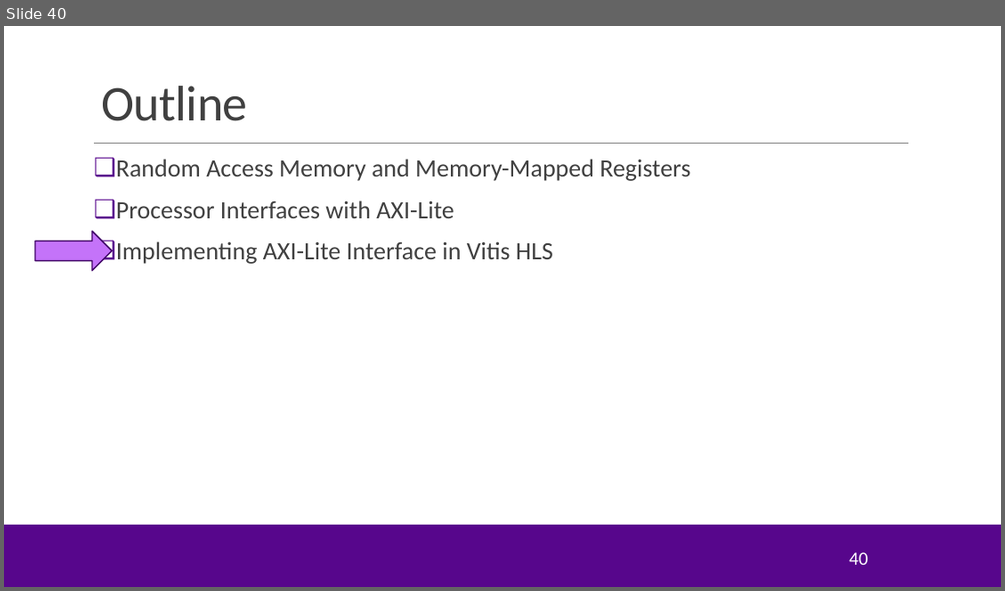
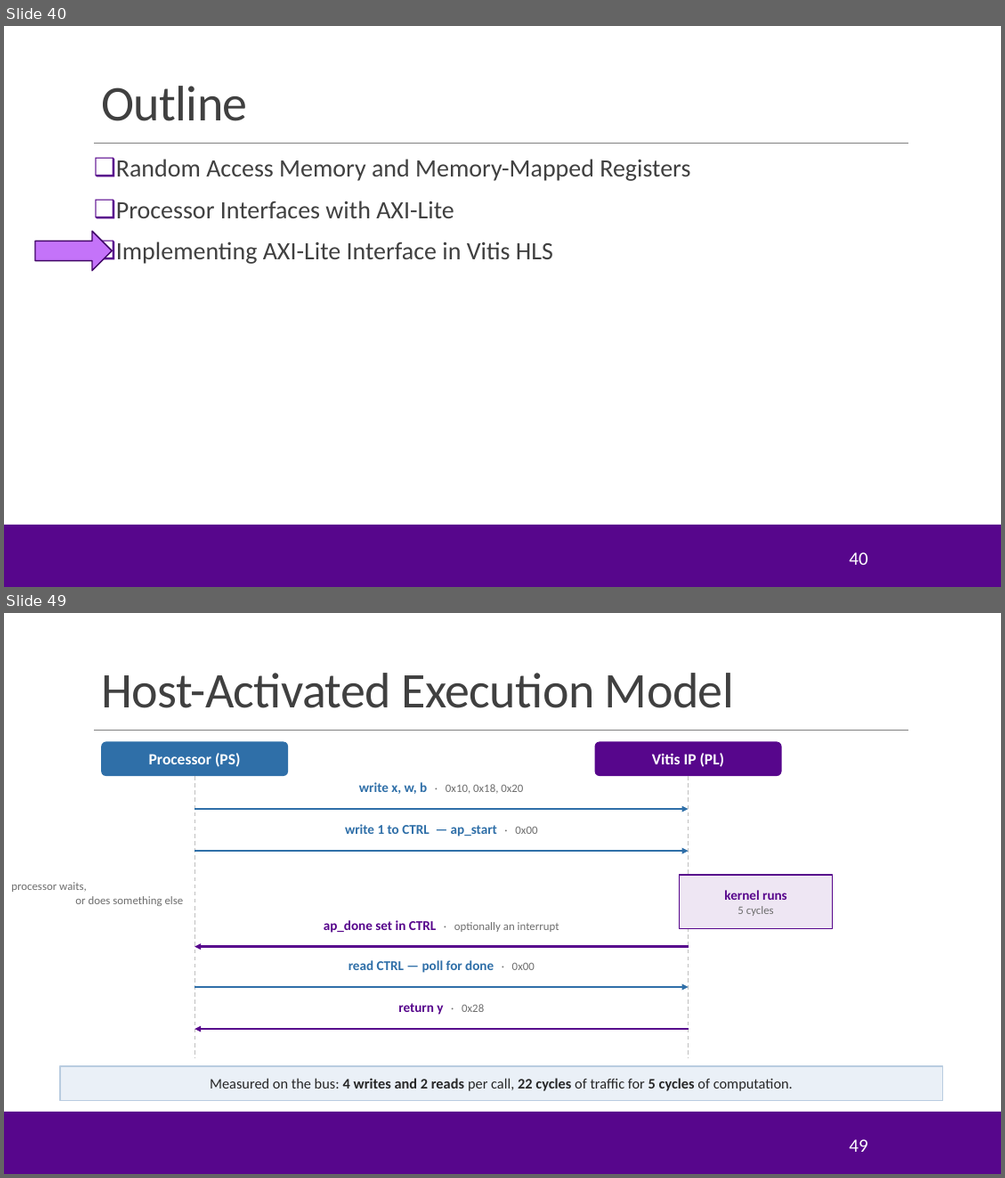
Before and after one commit to sdrangan/hwdesign, a slide deck: units/unit04_procif/procif.pptx. Shown one above the other, each under a label of ours: slide 40 before the commit, slides 40 and 49 after it; the slides between them are not shown. The pictures are 1005x591 and 1005x1178 pixels, drawn with LibreOffice and Linux fonts; fonts in the diff are those of the drawing; background and template pictures are left out. Boxes give left, top, right and bottom in pixels: in the first picture for what was removed or moved away, otherwise in the second. Text is boxed around its words. In the diff, an @@ line names an element or a change of style, - is before the commit and + after.

```diff
--- a/units/unit04_procif/procif.pptx
+++ b/units/unit04_procif/procif.pptx
@@ slide 49 added at (4, 613, 1001, 1174), background #FFFFFF; not listed: 3 template elements that a slide beside it also shows @@
@@ title added at (101, 673, 734, 708), 48 pt, text #404040 @@
+Host-Activated Execution Model
@@ rounded rectangle added at (101, 742, 288, 776), fill #2F6FA8, 15 pt, text #FFFFFF, bold @@
+Processor (PS)
@@ rounded rectangle added at (595, 742, 782, 776), fill #57068C, 15 pt, text #FFFFFF, bold @@
+Vitis IP (PL)
@@ line added from (194, 776) to (194, 1058), #BFBFBF 1 pt dashed @@
@@ text added at (359, 782, 523, 794), 11 pt, text #6E6E6E @@
+write x, w, b · 0x10, 0x18, 0x20
@@ line added from (688, 776) to (688, 1058), #BFBFBF 1 pt dashed @@
@@ arrow added from (194, 809) to (688, 809), #2F6FA8 2 pt @@
@@ text added at (345, 824, 537, 836), 13 pt, text #2F6FA8, bold @@
+write 1 to CTRL — ap_start · 0x00
@@ arrow added from (194, 851) to (688, 851), #2F6FA8 2 pt @@
@@ rectangle added at (680, 875, 833, 929), fill #EEE6F3, outline #57068C 1.25 pt, 13 pt, text #57068C, bold @@
+kernel runs
+5 cycles
@@ text added at (11, 882, 184, 906), 11 pt, text #6E6E6E @@
+processor waits,
+or does something else
@@ text added at (324, 920, 559, 933), 11 pt, text #6E6E6E @@
+ap_done set in CTRL · optionally an interrupt
@@ arrow added from (688, 947) to (194, 947), #57068C 2 pt @@
@@ text added at (348, 960, 534, 973), 13 pt, text #2F6FA8, bold @@
+read CTRL — poll for done · 0x00
@@ arrow added from (194, 987) to (688, 987), #2F6FA8 2 pt @@
@@ text added at (398, 1003, 484, 1014), 13 pt, text #57068C, bold @@
+return y · 0x28
@@ arrow added from (688, 1029) to (194, 1029), #57068C 2 pt @@
@@ rectangle added at (60, 1066, 942, 1101), fill #EAF0F7, outline #B9CCE0 1 pt, 14 pt, text #262626 @@
+Measured on the bus: 4 writes and 2 reads per call, 22 cycles of traffic for 5 cycles of computation.
@@ page number added at (849, 1139, 867, 1151), 18 pt, text #FFFFFF @@
+49
```
Also in this commit, not shown: 7 slides changed, 4 other slides added, 13 slides removed, 3 other files.
